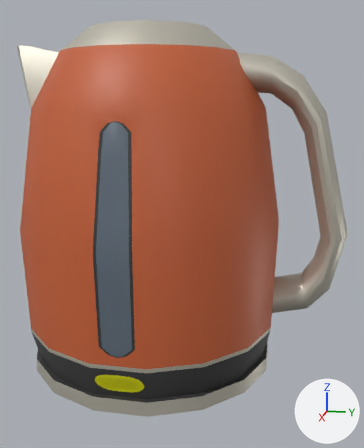
The FBX model Assets/Prefabs/Interactables/Kettle/Object/kettle.fbx, before and after one commit.
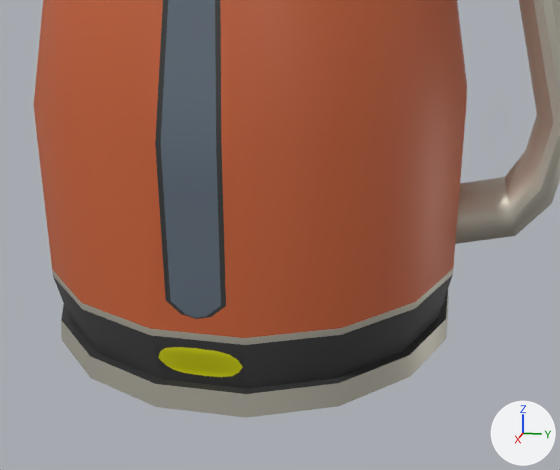
There are two pictures of each version: one whole from a camera (50 mm lens) standing at (13.29, 3.51, 6.97) and looking at (0.1, 0.87, 3.67), one close up on the part from 0% to 92% of the width and 37% to 100% of the height. The lights are fixed; the arrows at lower right show +X, +Y and +Z. Where no turn or scale is listed for an object, it has been applied to the vertices.

The first close-up shows 'Kettle'.
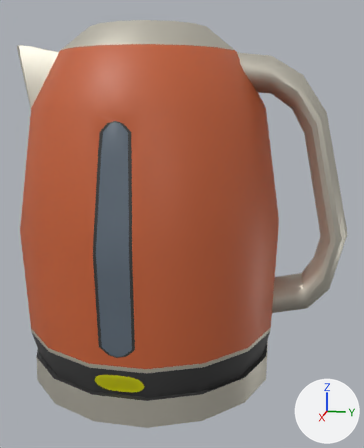
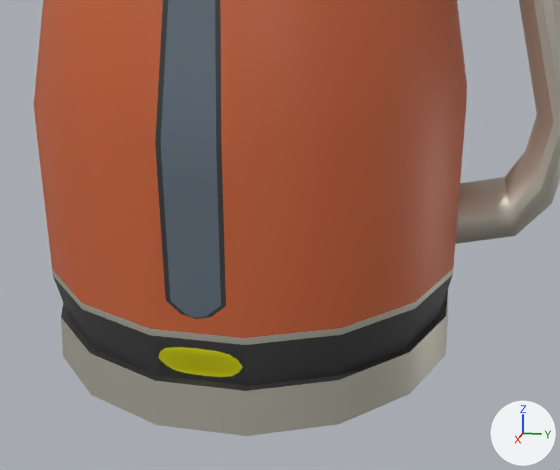
Boxes [x1, y1, x2, y2] around the edits, measured in the close-ups (560 x 470 px):
```json
{"object": "KettleBase", "change": "added", "after": [61, 290, 448, 436], "faces in mat_metal (light grey #cac5b8)": [61, 295, 448, 436], "faces in mat_black (black #3a3a3a)": [61, 290, 448, 391]}
{"part": 1, "of": "me_cylinder", "change": "cut back", "before": [61, 290, 449, 418]}
```

Scene script edits in JSON lines:
```json
{"block": "me_cylinder", "where": "# used by ob_kettle; location = (0.0, 0.0, 0.0)"}
{"op": "remove", "block": "me_cylinder", "code": "me_cylinder.from_pydata(...)  # 456 vertices, 408 faces; spans x -3.47..3.47, y -3.67..5.23, z -0.18..8.72"}
{"op": "add", "block": "me_cylinder", "code": "me_cylinder.from_pydata(...)  # 408 vertices, 360 faces; spans x -3.47..3.47, y -3.67..5.23, z 0.18..8.72"}
{"block": "me_cylinder", "change": "me_cylinder part 1"}
{"block": "me_cylinder", "change": "48 vertices are removed from x -3.32..3.32, y -3.32..3.32, z -0.18..0.18"}
{"block": "me_cylinder", "change": "49 faces are deleted"}
{"block": "me_cylinder", "change": "1 new face joins them, mat_black (black #3a3a3a)"}
{"op": "add", "block": "me_cylinder_001", "code": ["me_cylinder_001 = bpy.data.meshes.new('Cylinder.001')", "me_cylinder_001.from_pydata(...)  # 64 vertices, 50 faces; spans x -3.32..3.32, y -3.32..3.32, z -0.47..0.23", "# faces by material slot: [33, 17]", "me_cylinder_001.materials.append(mat_metal)  # light grey #cac5b8", "me_cylinder_001.materials.append(mat_black)  # black #3a3a3a"]}
{"op": "add", "block": "ob_kettlebase", "code": ["ob_kettlebase = bpy.data.objects.new('KettleBase', me_cylinder_001)", "ob_kettlebase.location = (0.0, 0.0, 0.0)"]}
```
